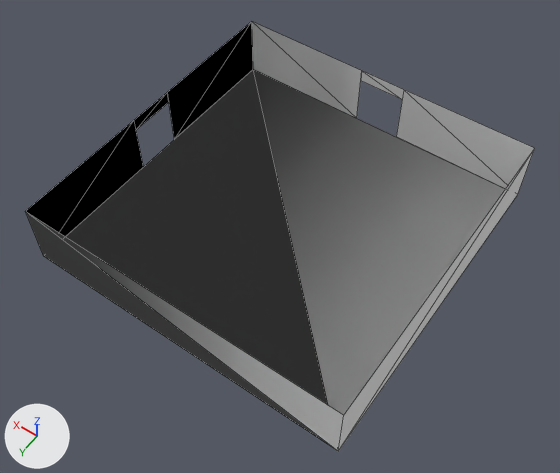
The OBJ model assets/rooms/room_5.obj, before and after one commit.
Rendered twice from a 50 mm lens placed at (-0.817, 1.184, 1.781), pointed at (-0.025, 0.076, 0.04). Lighting does not change. The marker at lower left points along +X, +Y and +Z. The older version comes first. Mesh edges are drawn as thin lines. Where no turn or scale is listed for an object, it has been applied to the vertices. Vertices at exactly the same position are counted once.

Objects in the first picture: 'room_5'.
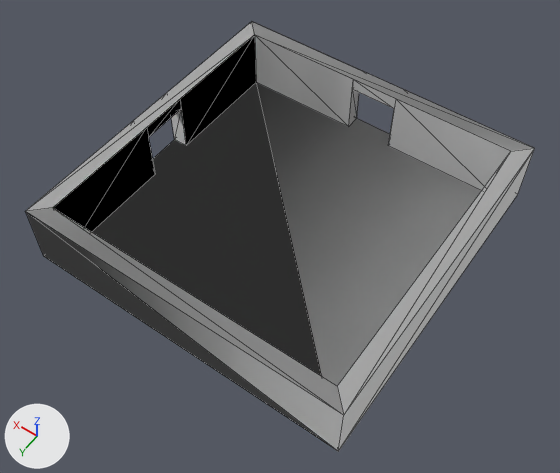
What differs and where, as boxes [x1, y1, x2, y2] in the pictures (560 x 473 px):
part 1 of me_room_5, added: after [26, 22, 534, 415]

The edits, one by one:
Material 'exterior' (mat_exterior) is new.
Its base color is (0.8, 0.8, 0.8) (white #e7e7e7).
Its roughness is 1.0.
me_room_5 is used by ob_room_5; location (0.0, 0.0, 0.0).
me_room_5 had 20 vertices, 18 faces and spanned x -0.5..0.5, y -0.5..0.5, z 0.0..0.2.
me_room_5 now has 40 vertices, 54 faces and spans x -0.5..0.5, y -0.5..0.5, z 0.0..0.2.
Part 1, on me_room_5:
20 vertices are added at x -0.45..0.45, y -0.45..0.45, z 0.0..0.2.
28 new faces join them, mat_interior (white #e7e7e7).
8 new faces join them, mat_exterior (white #e7e7e7).
me_room_5 gains material mat_exterior (white #e7e7e7).
